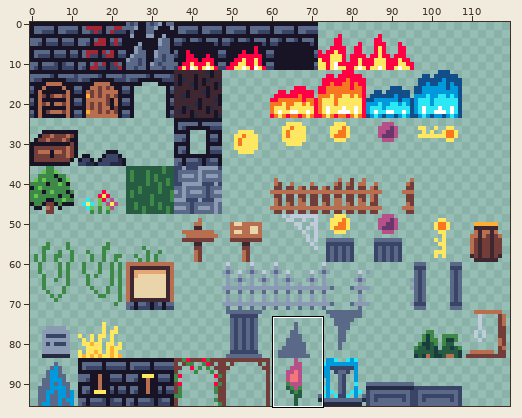
Edited in one commit: pixel-art file (assets/tiles/davidyork/world-tiles.aseprite). The first picture is a wide view before the edit; the outline marks the close-up.
Close-up. Before:
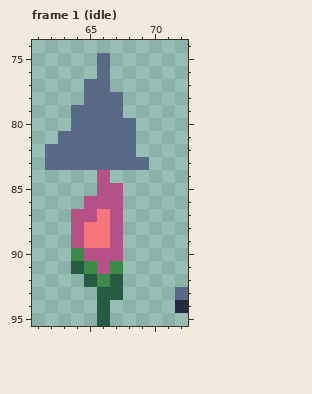
120x120 pixels, 2 frames. Shown: frame 1 (idle): x 61..72, y 74..95. The old version is drawn lined up with the new one, on the new canvas. The commit also changed other frames or places, which this record leaves out.
The same view after the edit:
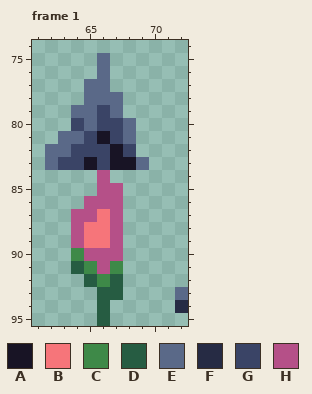
Palette (. is transparent): A #181425  B #f6757a  C #3e8948  D #265c42  E #5a6988  F #262b44  G #3a4466  H #b55088
What changed:
canvas 120x120 -> 120x96 (the part of the old canvas that was cut away was empty and is not shown)
Changed rows in their new state; - is an unchanged pixel.
Frame 1:
first column x 63:
79 ---G--
80 -G-GG-
81 --GAG-
82 -GGGAG
83 GGAGAA
Where, in picture pixels (left, top, right, bottom), the same in both close-ups:
changed: (58, 105, 136, 170)
